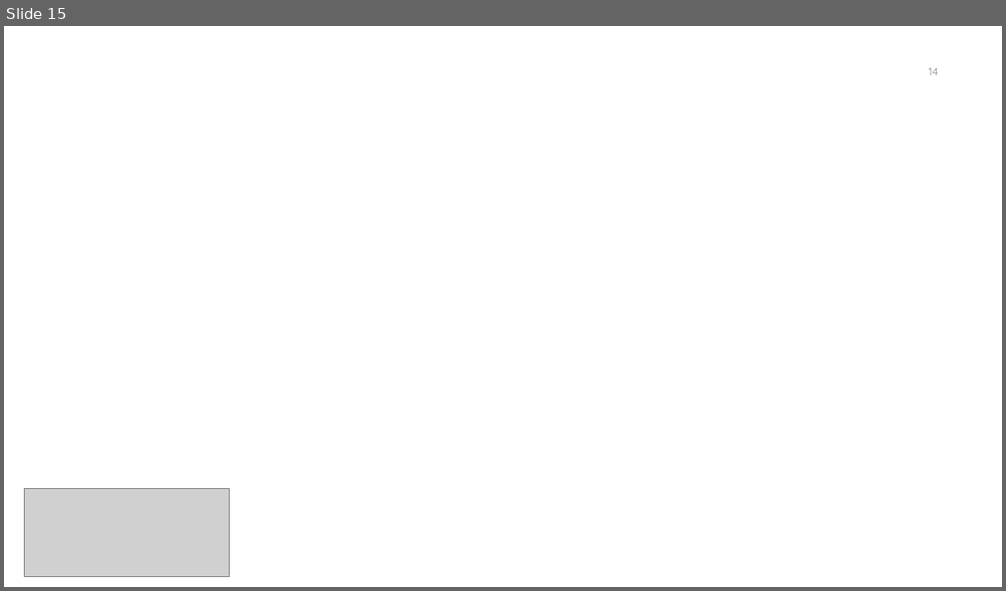
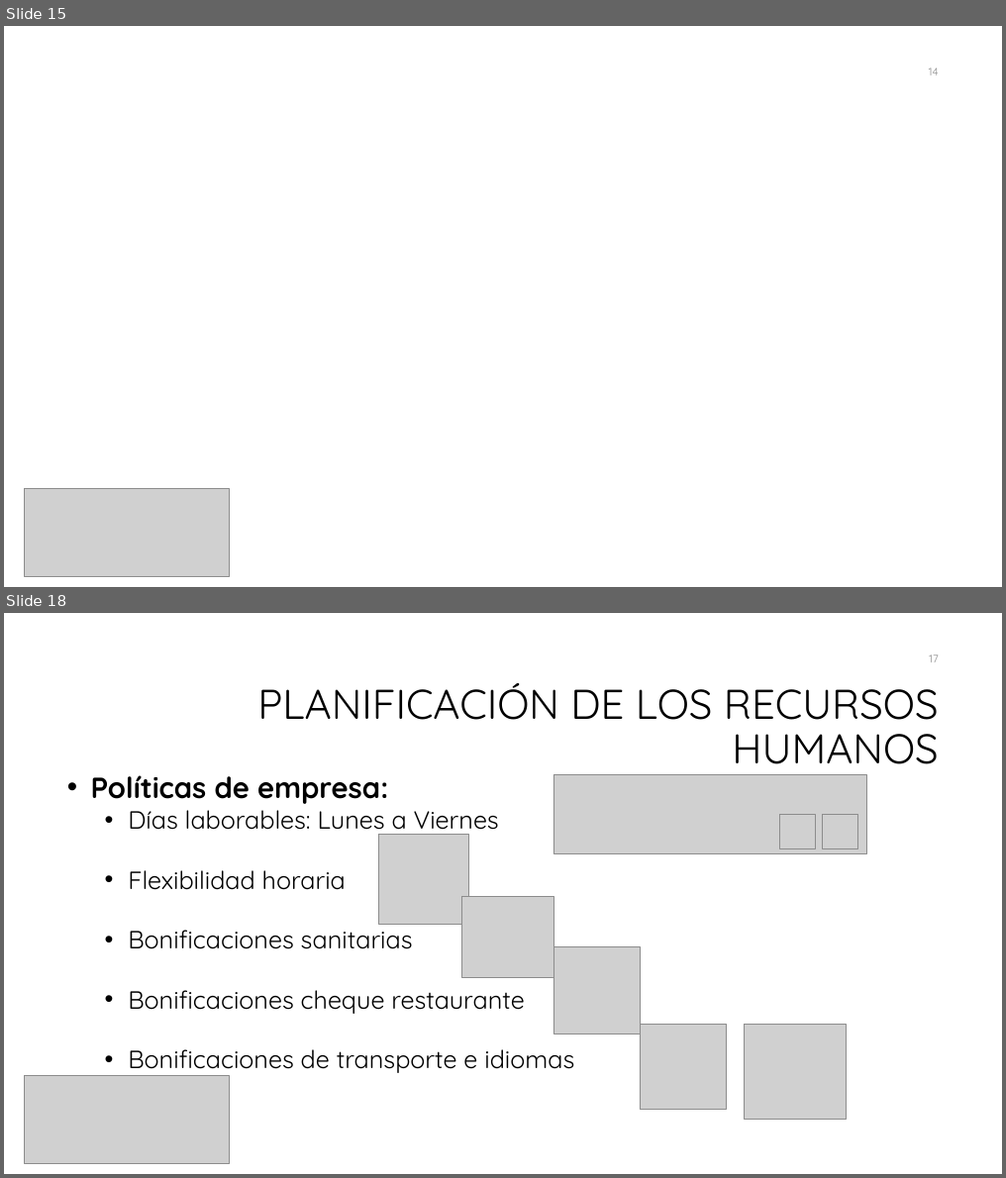
Before and after one commit to galledohm/Gestion_Proyectos, a slide deck: Documentos_generados/3. Gestion de Calidad y RRHH/Presentación3.pptx. Shown one above the other, each under a label of ours: slide 15 before the commit, slides 15 and 18 after it; the slides between them are not shown. The pictures are 1006x591 and 1006x1178 pixels, drawn with LibreOffice and Linux fonts; fonts in the diff are those of the drawing; grey boxes stand for pictures; background and template pictures are left out. Boxes give left, top, right and bottom in pixels: in the first picture for what was removed or moved away, otherwise in the second. Text is boxed around its words. In the diff, an @@ line names an element or a change of style, - is before the commit and + after.

```diff
--- a/Documentos_generados/3. Gestion de Calidad y RRHH/Presentación3.pptx
+++ b/Documentos_generados/3. Gestion de Calidad y RRHH/Presentación3.pptx
@@ slide 18 added at (4, 613, 1002, 1174), background #FFFFFF @@
@@ page number added at (929, 655, 938, 663), 10.5 pt, text #8C8C8C @@
+17
@@ title added at (257, 683, 939, 764), 40 pt, text #000000 @@
+PLANIFICACIÓN DE LOS RECURSOS HUMANOS
@@ text added at (91, 775, 574, 1073), 24 pt, text #000000 @@
+• Políticas de empresa:
+  • Días laborables: Lunes a Viernes
+  • Flexibilidad horaria
+  • Bonificaciones sanitarias
+  • Bonificaciones cheque restaurante
+  • Bonificaciones de transporte e idiomas
@@ picture added at (553, 775, 866, 854) @@
@@ picture added at (779, 814, 815, 849) @@
@@ picture added at (823, 814, 857, 849) @@
@@ picture added at (379, 835, 469, 925) @@
@@ picture added at (462, 896, 553, 977) @@
@@ picture added at (553, 947, 640, 1035) @@
@@ picture added at (640, 1024, 727, 1110) @@
@@ picture added at (744, 1024, 846, 1119) @@
@@ picture added at (24, 1076, 230, 1164) @@
```
Also in this commit, not shown: 1 slide changed, 10 other slides added, 1 other file.
